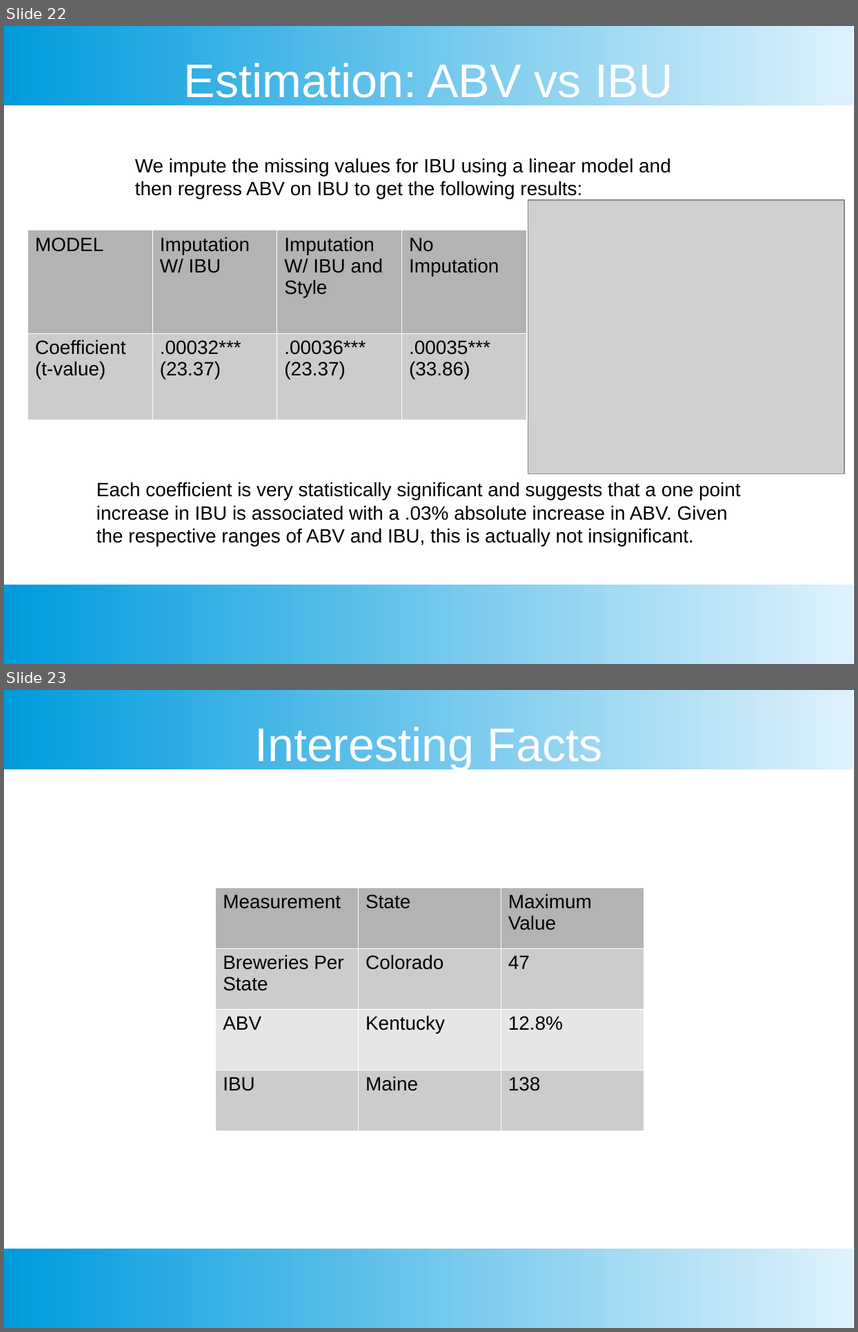
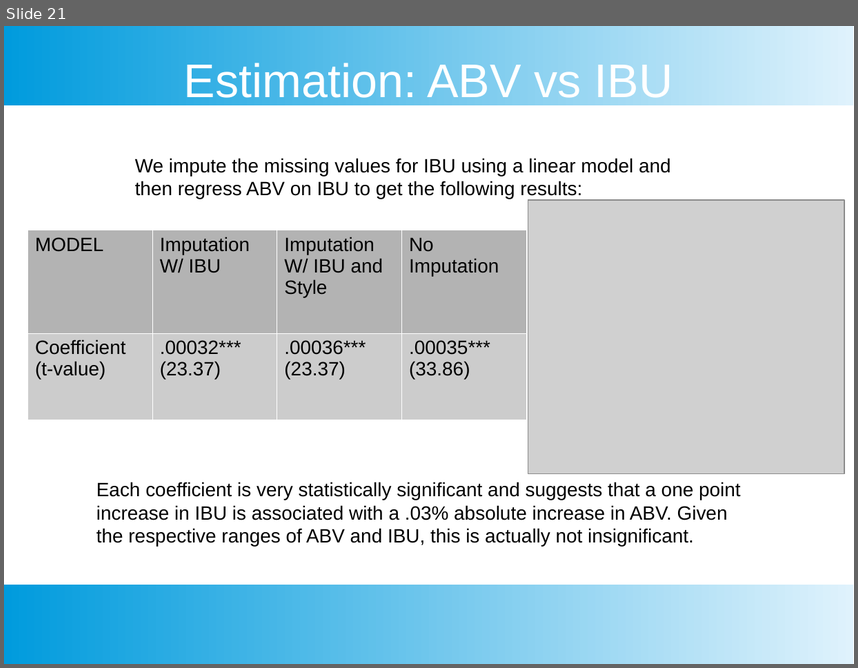
Before and after one commit to sjmiller8182/BeerAnalysis, a slide deck: presentations/Thompson_Kevin_Presentation.pptx. Shown one above the other, each under a label of ours: slides 22 and 23 before the commit, slide 21 after it. The pictures are 858x1332 and 858x668 pixels, drawn with LibreOffice and Linux fonts; fonts in the diff are those of the drawing; grey boxes stand for pictures. Boxes give left, top, right and bottom in pixels: in the first picture for what was removed or moved away, otherwise in the second. Text is boxed around its words. In the diff, an @@ line names an element or a change of style, - is before the commit and + after.

```diff
--- a/presentations/Thompson_Kevin_Presentation.pptx
+++ b/presentations/Thompson_Kevin_Presentation.pptx
@@ slide 23 removed at (x1=4, y1=690, x2=854, y2=1328), background #FFFFFF; not listed: 2 template elements that a slide beside it also shows @@
@@ text removed at (x1=254, y1=727, x2=603, y2=769) @@
-Interesting Facts
@@ table removed at (x1=215, y1=887, x2=644, y2=1130), 4 rows, 3 columns @@
-Measurement | State | Maximum Value
-Breweries Per State | Colorado | 47
-ABV | Kentucky | 12.8%
-IBU | Maine | 138
@@ what was slide 22 is now slide 21 @@
```
Also in this commit, not shown: 6 slides changed, 2 other slides removed, 1 other file.
